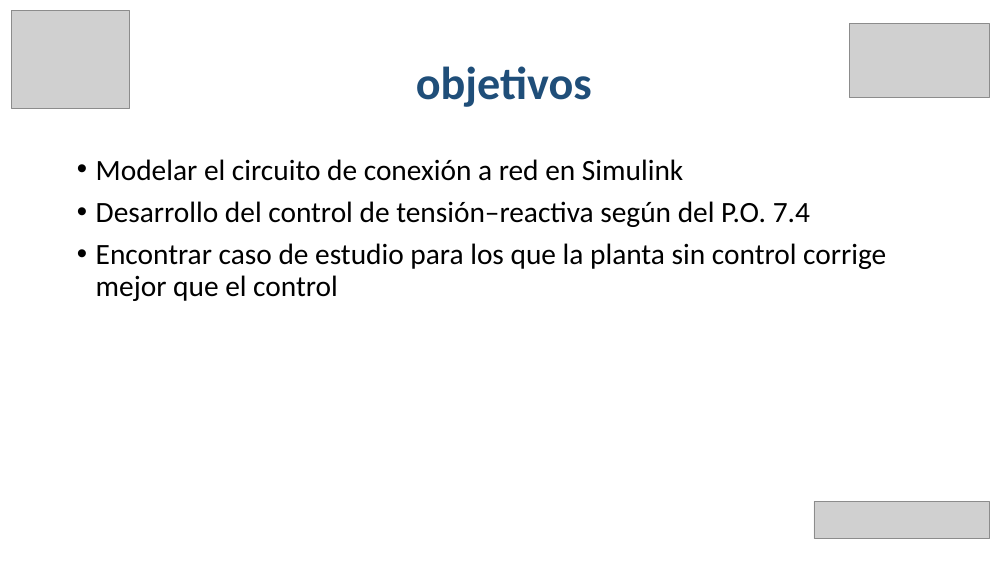
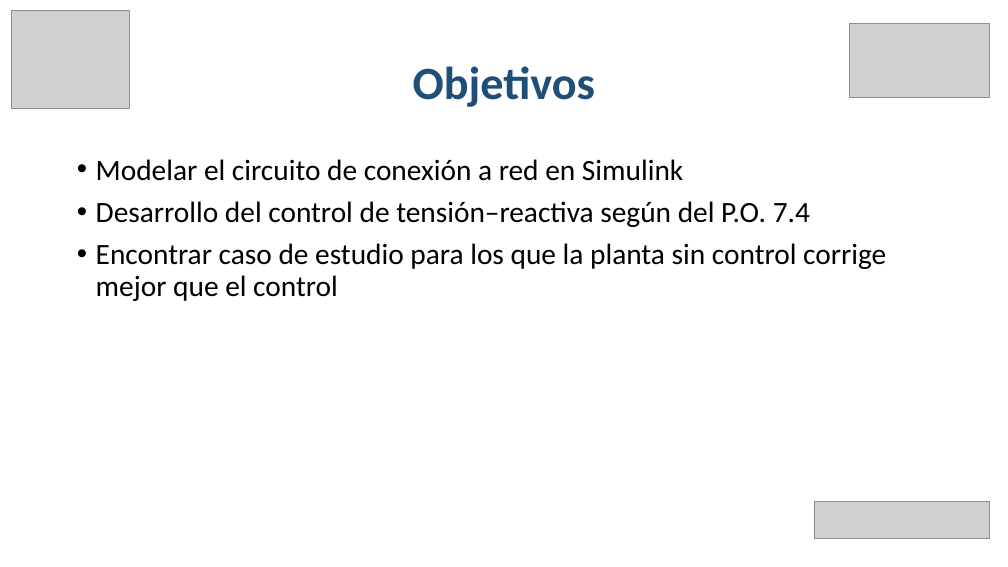
Before and after one commit to EmilioLdelaFuente/tfg, a slide deck: slide 5 of tfgPP.pptx. Drawn at 1008x567 pixels with LibreOffice and Linux fonts; fonts in the diff are those of the drawing; grey boxes stand for pictures. Boxes give left, top, right and bottom in pixels: in the first picture for what was removed or moved away, otherwise in the second. Text is boxed around its words. In the diff, an @@ line names an element or a change of style, - is before the commit and + after.

```diff
--- a/tfgPP.pptx
+++ b/tfgPP.pptx
@@ title at (x1=413, y1=66, x2=595, y2=107): text changed @@
-objetivos
+Objetivos
```
Also in this commit, not shown: 9 other slides changed, 5 slides added.
